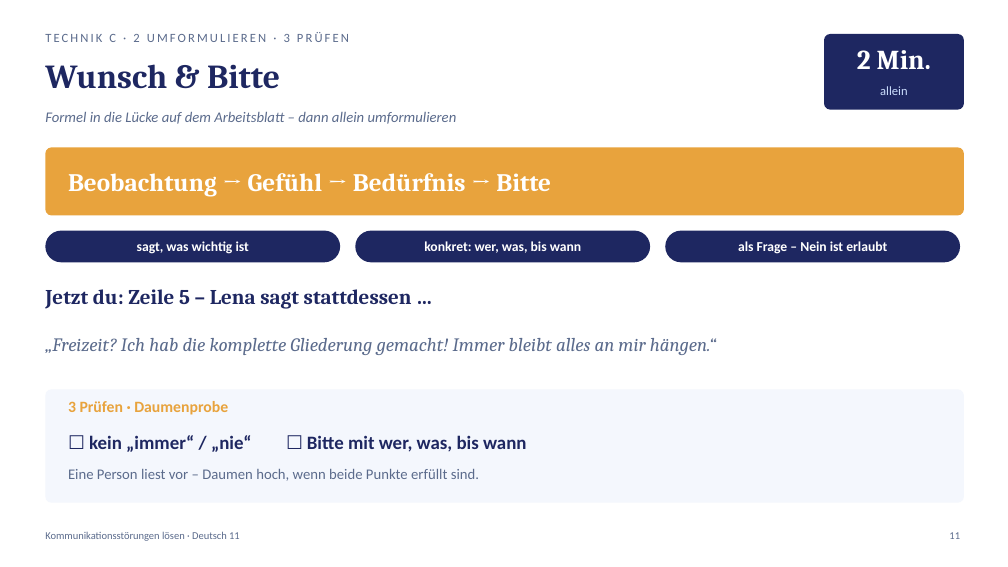
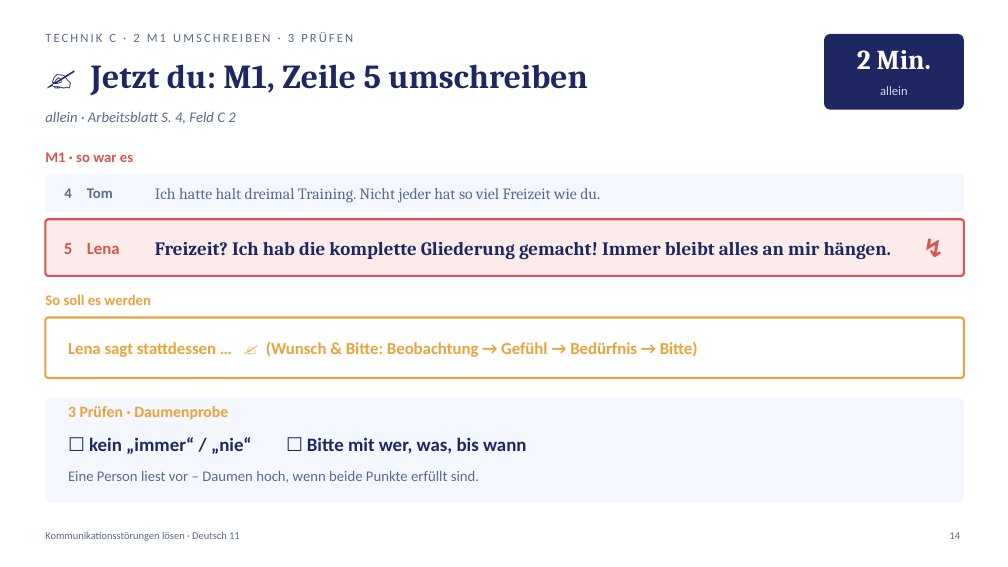
Before and after one commit to golzkonstantin-gif/Schule, a slide deck: slide 14 of Deutsch_11/Kommunikationsstoerungen_loesen/Praesentation_Kommunikationsstoerungen_loesen.pptx (slide 11 before the commit). Drawn at 1008x567 pixels with LibreOffice and Linux fonts; fonts in the diff are those of the drawing. Boxes give left, top, right and bottom in pixels: in the first picture for what was removed or moved away, otherwise in the second. Text is boxed around its words. In the diff, an @@ line names an element or a change of style, - is before the commit and + after.

```diff
--- a/Deutsch_11/Kommunikationsstoerungen_loesen/Praesentation_Kommunikationsstoerungen_loesen.pptx
+++ b/Deutsch_11/Kommunikationsstoerungen_loesen/Praesentation_Kommunikationsstoerungen_loesen.pptx
@@ text at (45, 32, 353, 42): text changed @@
-TECHNIK C · 2 UMFORMULIEREN · 3 PRÜFEN
+TECHNIK C · 2 M1 UMSCHREIBEN · 3 PRÜFEN
@@ text at (91, 64, 588, 95): text changed @@
-Wunsch & Bitte
+✍ Jetzt du: M1, Zeile 5 umschreiben
@@ text at (45, 112, 235, 124): text changed @@
-Formel in die Lücke auf dem Arbeitsblatt – dann allein umformulieren
+allein · Arbeitsblatt S. 4, Feld C 2
@@ rounded rectangle: place and size @@
-rounded rectangle at (45, 147, 964, 216)
+rounded rectangle at (45, 174, 964, 212)
@@ rounded rectangle at (45, 174, 964, 212): fill #E8A33D to #F4F7FD; proportions changed @@
@@ text added at (45, 152, 133, 162), 14 pt, text #D9534F, bold @@
+M1 · so war es
@@ text removed at (68, 173, 551, 197) @@
-Beobachtung → Gefühl → Bedürfnis → Bitte
@@ text added at (64, 188, 71, 198), 14 pt, text #5B6B8C, bold @@
+4
@@ text added at (87, 188, 113, 198), 14 pt, text #5B6B8C, bold @@
+Tom
@@ text added at (155, 188, 600, 203), 15 pt, text #5B6B8C @@
+Ich hatte halt dreimal Training. Nicht jeder hat so viel Freizeit wie du.
@@ rounded rectangle: place and size @@
-rounded rectangle at (355, 231, 650, 262)
+rounded rectangle at (45, 219, 964, 276)
@@ rounded rectangle at (45, 219, 964, 276): fill #1E2761 to #FBECEB; outline none to #D9534F 2 pt; proportions changed @@
@@ rounded rectangle removed at (45, 231, 340, 262) @@
@@ rounded rectangle removed at (665, 231, 960, 262) @@
@@ text added at (911, 219, 957, 276), 24 pt, text #D9534F, bold @@
+↯
@@ text added at (64, 243, 72, 254), 16 pt, text #D9534F, bold @@
+5
@@ text added at (87, 243, 120, 254), 16 pt, text #D9534F, bold @@
+Lena
@@ text removed at (137, 241, 249, 254) @@
-sagt, was wichtig ist
@@ text at (155, 242, 892, 259): text changed; text colour #5B6B8C to #1E2761; bold on; italic off @@
-„Freizeit? Ich hab die komplette Gliederung gemacht! Immer bleibt alles an mir hängen.“
+Freizeit? Ich hab die komplette Gliederung gemacht! Immer bleibt alles an mir hängen.
@@ text removed at (424, 241, 581, 253) @@
-konkret: wer, was, bis wann
@@ text removed at (738, 241, 887, 254) @@
-als Frage – Nein ist erlaubt
@@ text added at (45, 294, 151, 305), 14 pt, text #E8A33D, bold @@
+So soll es werden
@@ rounded rectangle added at (45, 318, 964, 378), fill #FFFFFF, outline #E8A33D 2 pt @@
@@ text "Lena sagt stattdessen … ✍ ..." at (68, 342, 698, 357): vertical alignment top to middle @@
@@ text at (68, 342, 698, 357): text changed; size 20 to 16 pt; font Cambria to Calibri; text colour #1E2761 to #E8A33D @@
-Jetzt du: Zeile 5 – Lena sagt stattdessen …
+Lena sagt stattdessen … ✍ (Wunsch & Bitte: Beobachtung → Gefühl → Bedürfnis → Bitte)
@@ rounded rectangle: place and size @@
-rounded rectangle at (45, 389, 964, 503)
+rounded rectangle at (45, 397, 964, 503)
@@ rounded rectangle at (45, 397, 964, 503): proportions changed @@
@@ text "3 Prüfen · Daumenprobe": place and size @@
-text "3 Prüfen · Daumenprobe" at (68, 401, 228, 415)
+text "3 Prüfen · Daumenprobe" at (68, 406, 228, 420)
@@ text at (949, 532, 960, 539): text changed @@
-11
+14
```
Also in this commit, not shown: 11 other slides changed, 4 slides added, 8 other files.
